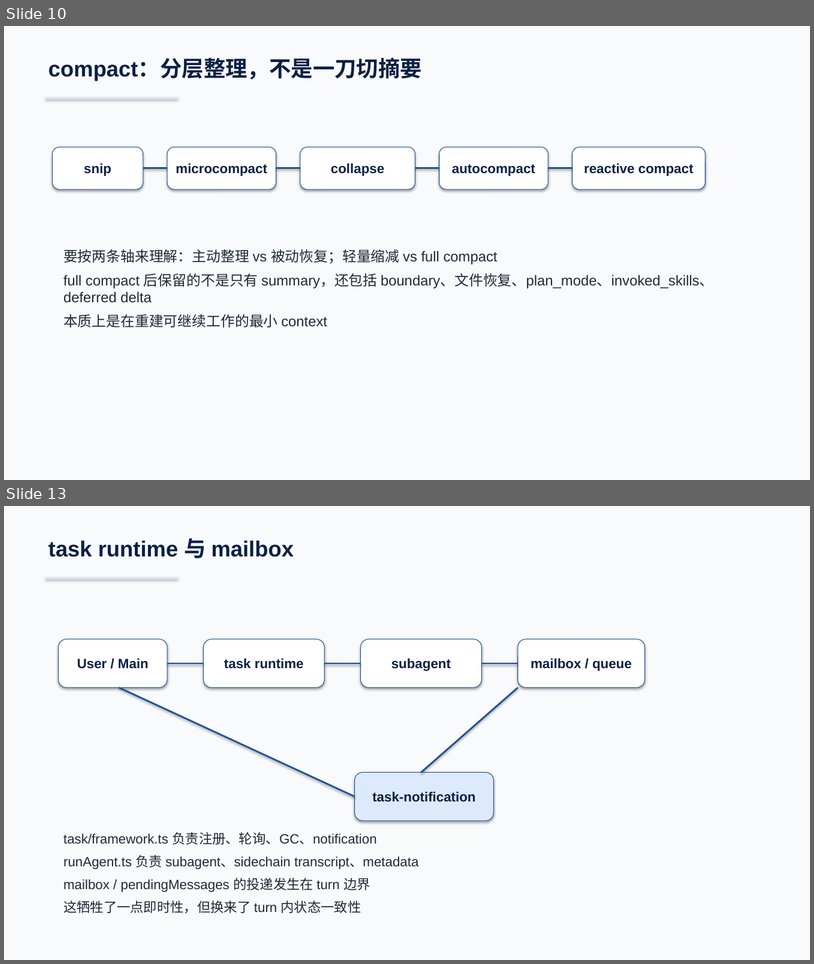
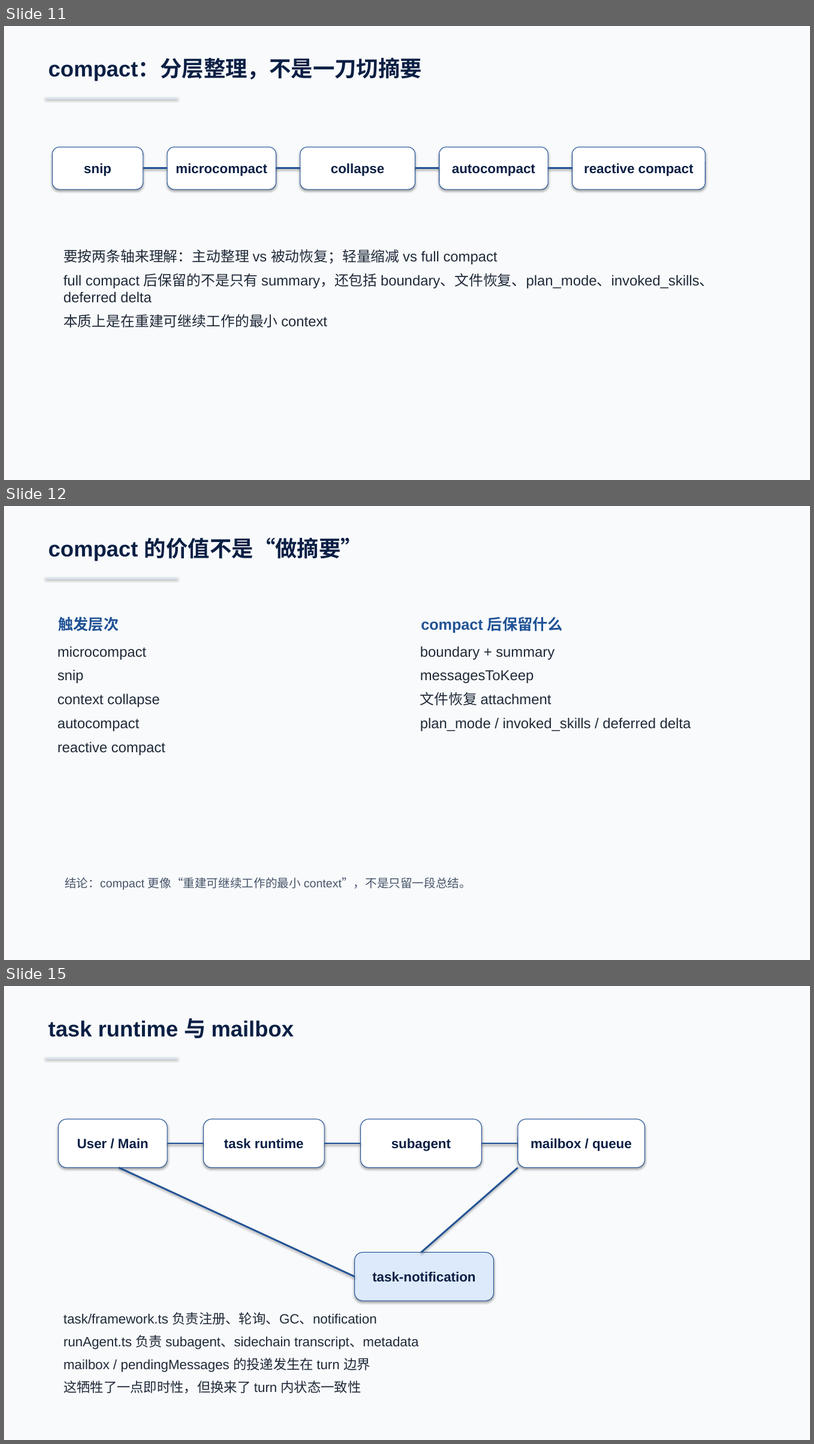
Before and after one commit to boboliu-1010/ccode, a slide deck: docs/zh/00-代码总览与运行时走读-WPS兼容版.pptx. Shown one above the other, each under a label of ours: slides 10 and 13 before the commit, slides 11, 12 and 15 after it; the slides between them are not shown. The pictures are 814x964 and 814x1444 pixels, drawn with LibreOffice and Linux fonts; fonts in the diff are those of the drawing. Boxes give left, top, right and bottom in pixels: in the first picture for what was removed or moved away, otherwise in the second. Text is boxed around its words. In the diff, an @@ line names an element or a change of style, - is before the commit and + after.

```diff
--- a/docs/zh/00-代码总览与运行时走读-WPS兼容版.pptx
+++ b/docs/zh/00-代码总览与运行时走读-WPS兼容版.pptx
@@ slide 12 added at box(4, 506, 810, 960), background #F8FAFC @@
@@ text added at box(48, 537, 363, 561), 26 pt, text #0B1F44, bold @@
+compact 的价值不是“做摘要”
@@ rectangle added at box(45, 577, 178, 579), fill #DBE4F0 @@
@@ text added at box(59, 616, 119, 631), 18 pt, text #205295, bold @@
+触发层次
@@ text added at box(421, 616, 563, 633), 18 pt, text #205295, bold @@
+compact 后保留什么
@@ text added at box(57, 646, 165, 755), 17 pt, text #1F2937 @@
+microcompact
+snip
+context collapse
+autocompact
+reactive compact
@@ text added at box(420, 646, 692, 731), 17 pt, text #1F2937 @@
+boundary + summary
+messagesToKeep
+文件恢复 attachment
+plan_mode / invoked_skills / deferred delta
@@ text added at box(65, 877, 471, 889), 14 pt, text #475569 @@
+结论：compact 更像“重建可继续工作的最小 context”，不是只留一段总结。
@@ what was slide 10 is now slide 11 @@
@@ what was slide 13 is now slide 15 @@
```
Also in this commit, not shown: 2 slides changed, 7 other slides added, 3 slides removed, 1 other file.
